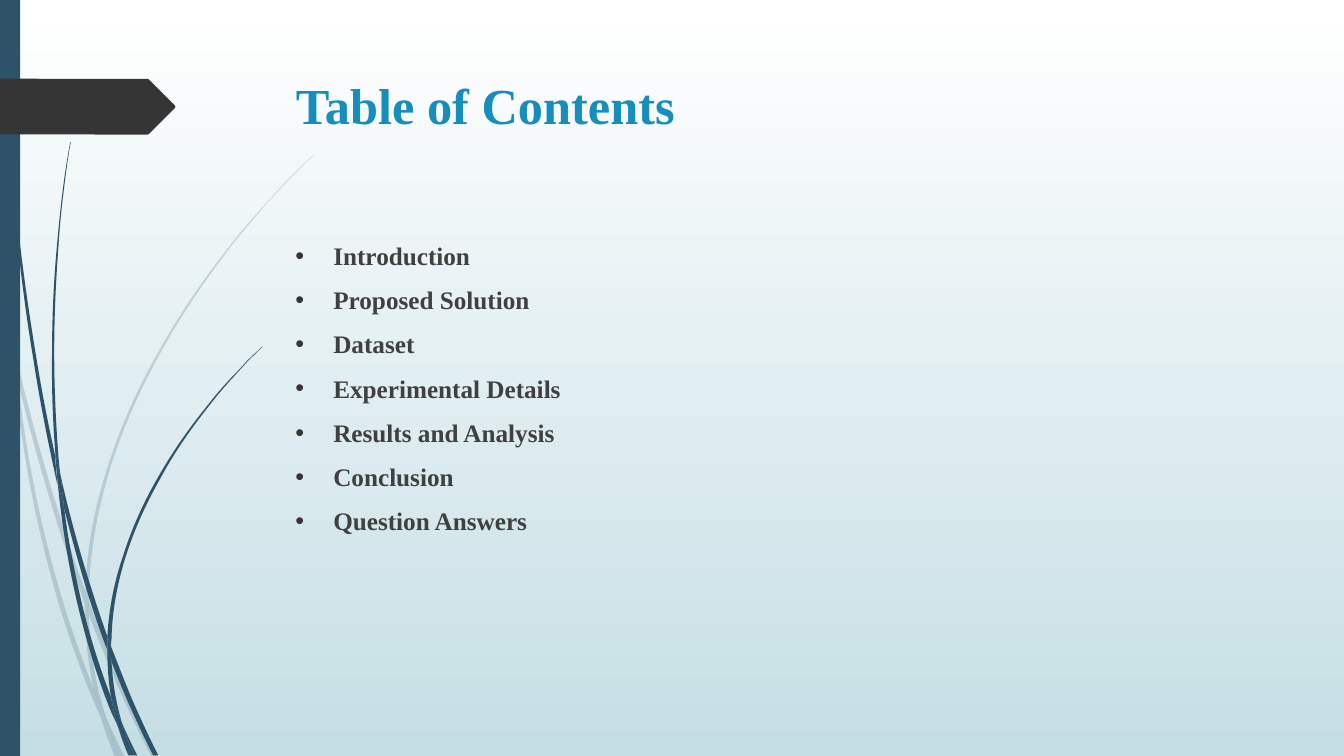
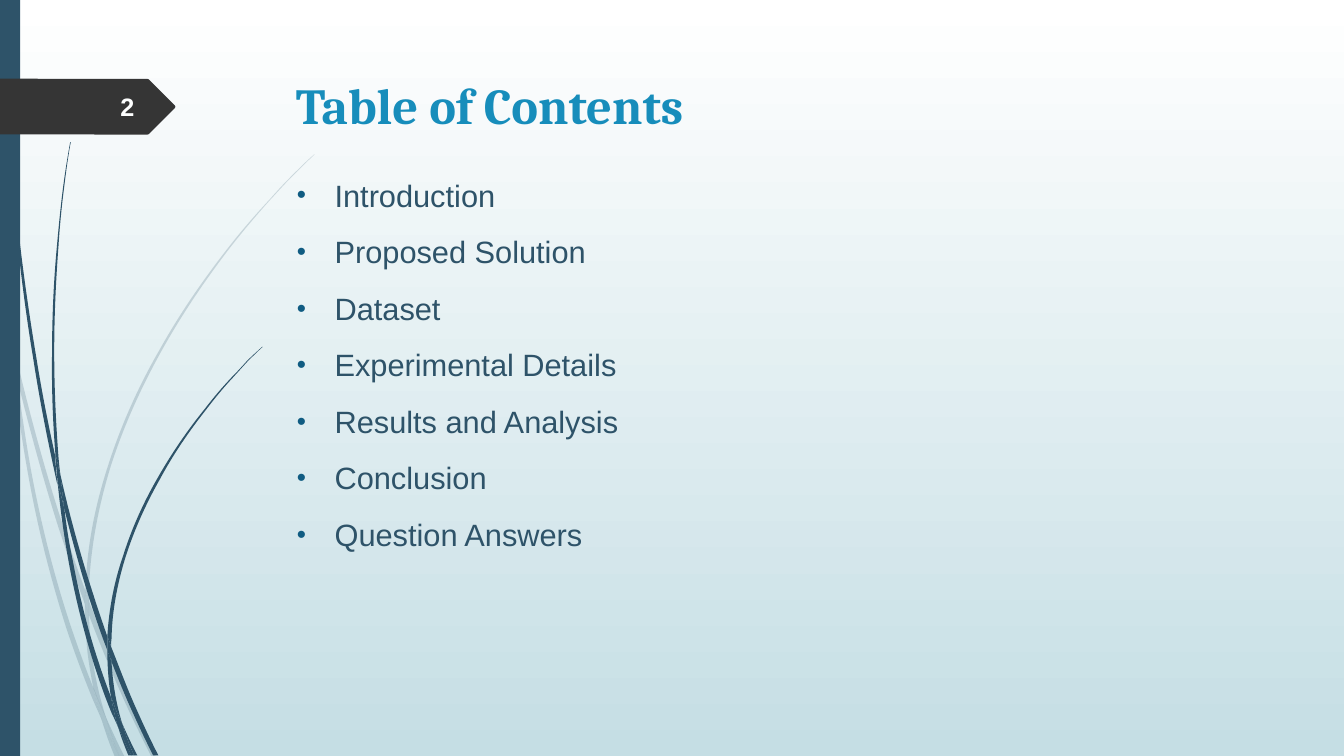
Before and after one commit to rajveeerr/sixth-finger-bci, a slide deck: slide 2 of report/slides/college/Sixth-Finger-BCI-Final-PPT.pptx. Drawn at 1344x756 pixels with LibreOffice and Linux fonts; fonts in the diff are those of the drawing. Boxes give left, top, right and bottom in pixels: in the first picture for what was removed or moved away, otherwise in the second. Text is boxed around its words. In the diff, an @@ line names an element or a change of style, - is before the commit and + after.

```diff
--- a/report/slides/college/Sixth-Finger-BCI-Final-PPT.pptx
+++ b/report/slides/college/Sixth-Finger-BCI-Final-PPT.pptx
@@ title "Table of Contents" at (296, 88, 683, 125): font Times New Roman to Cambria @@
@@ page number added at (120, 98, 134, 116), 18 pt, text #FEFFFF, bold @@
+2
@@ text "Introduction": place and size @@
-text "Introduction" at (333, 247, 560, 534)
+text "Introduction" at (335, 184, 618, 552)
@@ text "Introduction" at (335, 184, 618, 552): size 18 to 22 pt, font Times New Roman to Arial, text colour #404040 to #2E5369, bold off; less space between paragraphs; bullet colour #353535 to #105C82; more space between paragraphs @@
```
Also in this commit, not shown: 17 other slides changed, 2 other files.
